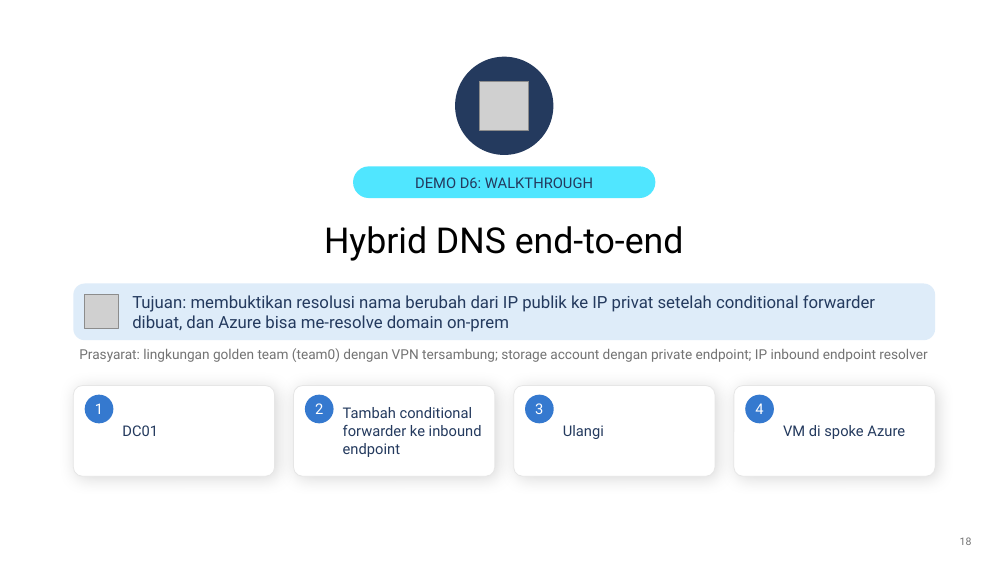
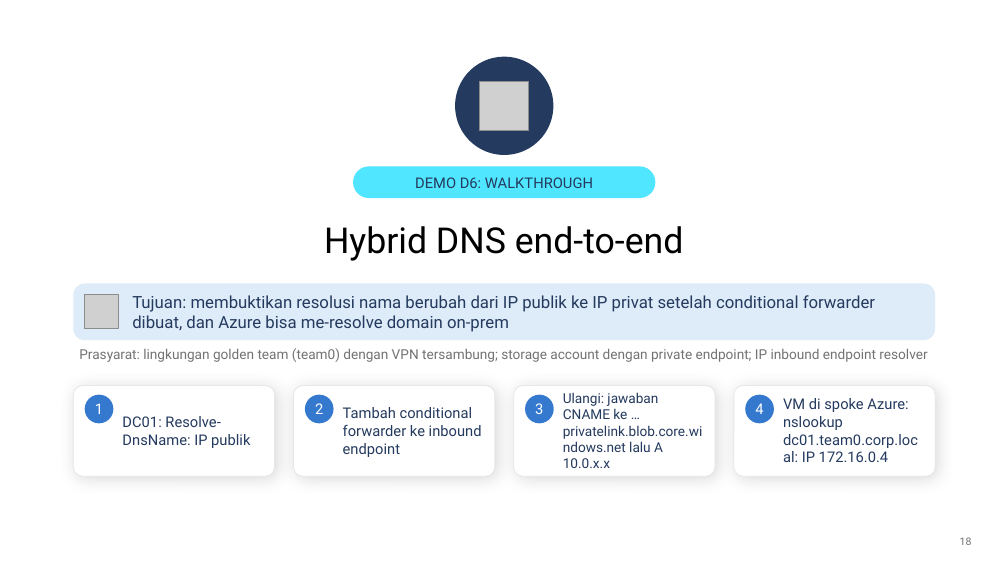
Before and after one commit to medisa-aris/azure-landing-zone-training, a slide deck: slide 18 of slides/pptx/slide_day04_hybrid-connectivity-operations.pptx. Drawn at 1008x567 pixels with LibreOffice and Linux fonts; fonts in the diff are those of the drawing; grey boxes stand for pictures; background and template pictures are left out. Boxes give left, top, right and bottom in pixels: in the first picture for what was removed or moved away, otherwise in the second. Text is boxed around its words. In the diff, an @@ line names an element or a change of style, - is before the commit and + after.

```diff
--- a/slides/pptx/slide_day04_hybrid-connectivity-operations.pptx
+++ b/slides/pptx/slide_day04_hybrid-connectivity-operations.pptx
@@ text at box(122, 416, 250, 448): text changed @@
-DC01
+DC01: Resolve-DnsName: IP publik
@@ text at box(563, 392, 702, 468): text changed; size 14 to 13 pt @@
-Ulangi
+Ulangi: jawaban CNAME ke …privatelink.blob.core.windows.net lalu A 10.0.x.x
@@ text at box(783, 398, 918, 462): text changed @@
-VM di spoke Azure
+VM di spoke Azure: nslookup dc01.team0.corp.local: IP 172.16.0.4
```
Also in this commit, not shown: 16 other slides changed, 6 other files.
